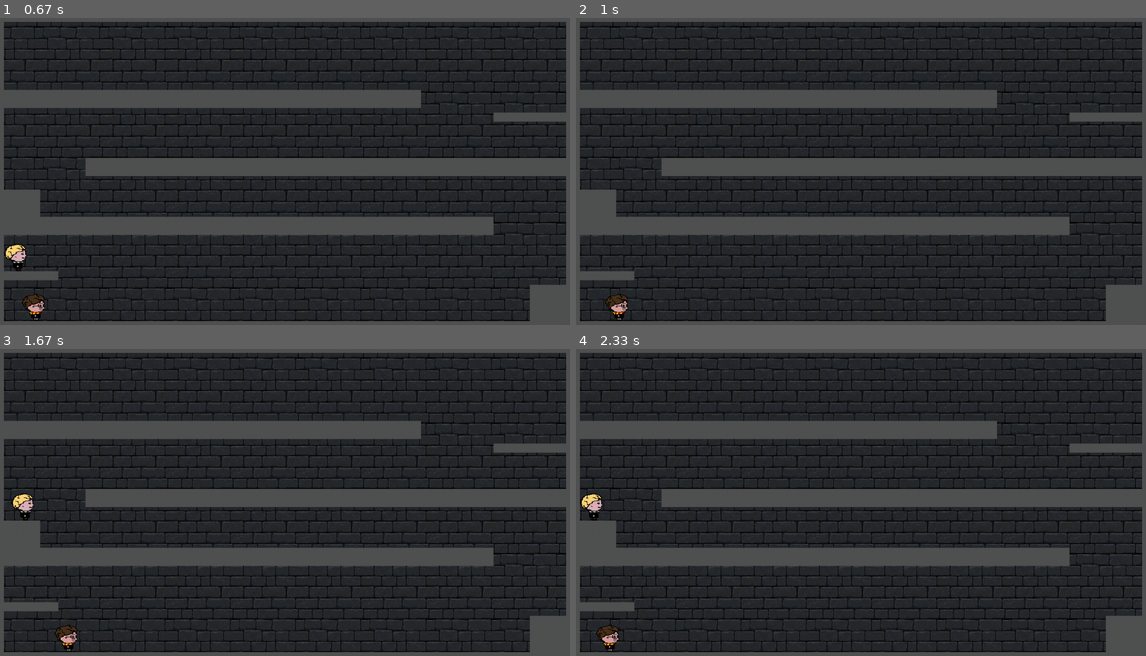
Above: before the commit, frames 1-4 (two rows, left to right).
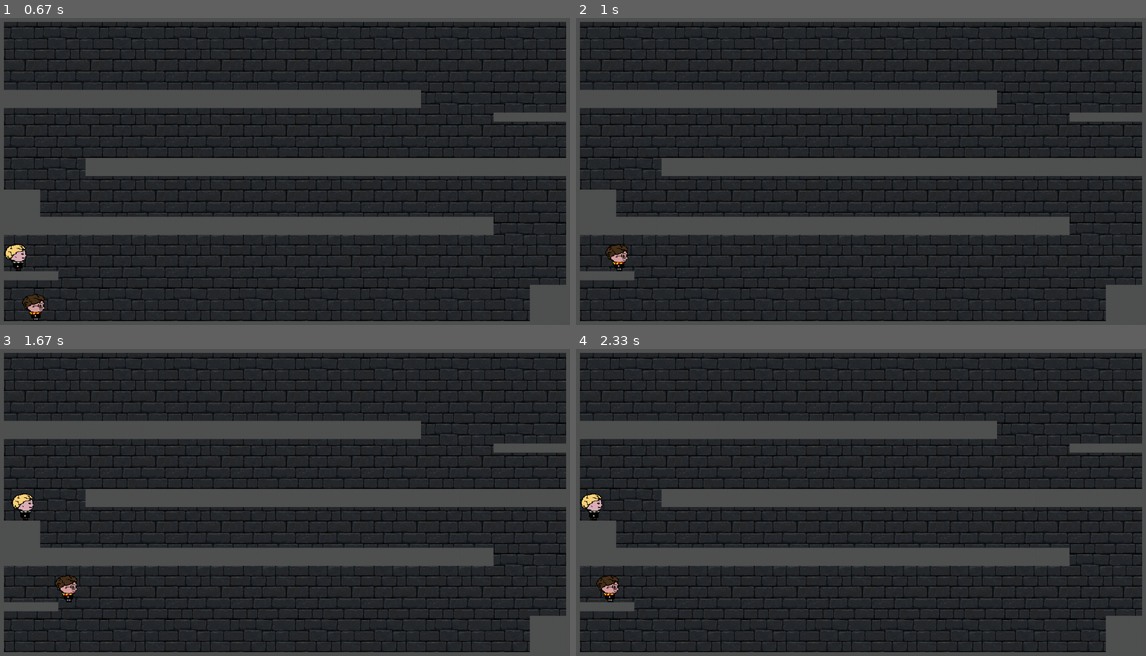
Above: after the commit, the same moments.

Repository: insper-classroom/devlife-23-1-projeto-pygame-ana-helena-e-giulia-3
Game: pygame game, started from main.py
Same seed, same stepped clock (60 frames per second), same inputs: the game is played once before the commit and once after it.
Inputs:
- Up to frame 1 (0.67 s): hold Right from 0.33 s (still down)
- Up to frame 2 (1 s): release Right at 0.8 s; hold Up from 0.83 s (still down); hold W from 0.83 s (still down)
- Up to frame 3 (1.67 s): release Up at 1.13 s; release W at 1.13 s; hold Right 1.17-1.63 s; hold D 1.17-1.63 s
- Up to frame 4 (2.33 s): hold Left 1.67-2.2 s; hold A 1.67-2.2 s; hold Left from 2.23 s (still down); hold A from 2.23 s (still down)

Frame 1 is identical in both runs. In frame 2, 0.4% of the frame differs, in the area x 5-10%, y 73-99%; in frame 3, 0.4%; in frame 4, 0.4%, in the area x 3-8%, y 73-99%.

Commit message:
pulo defeituoso

Diff:
--- a/classesJogo/tela_jogo.py
+++ b/classesJogo/tela_jogo.py
@@ -143,6 +143,10 @@
                     self.draco.state['pulando'] = True
                     self.draco.state['caindo'] = False
 
+                if event.key == pygame.K_UP:
+                    self.harry.state['pulando'] = True
+                    self.harry.state['caindo'] = False
+
         self.sprite_personagens.update()
         self.sprite_objetos.update()
 
--- a/main.py
+++ b/main.py
@@ -1,6 +1,6 @@
 from classesJogo.gerenciador_telas import Gerenciador_Telas
 import pygame
-3
+
 pygame.init()
 pygame.display.set_caption("Hogwarts Scape")
 window = pygame.display.set_mode((1280, 720))
